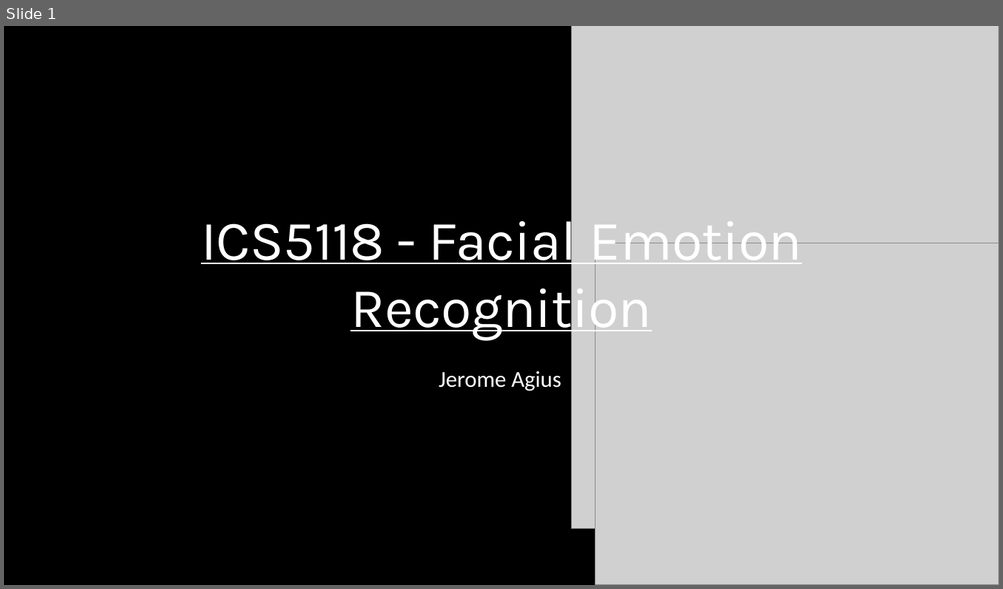
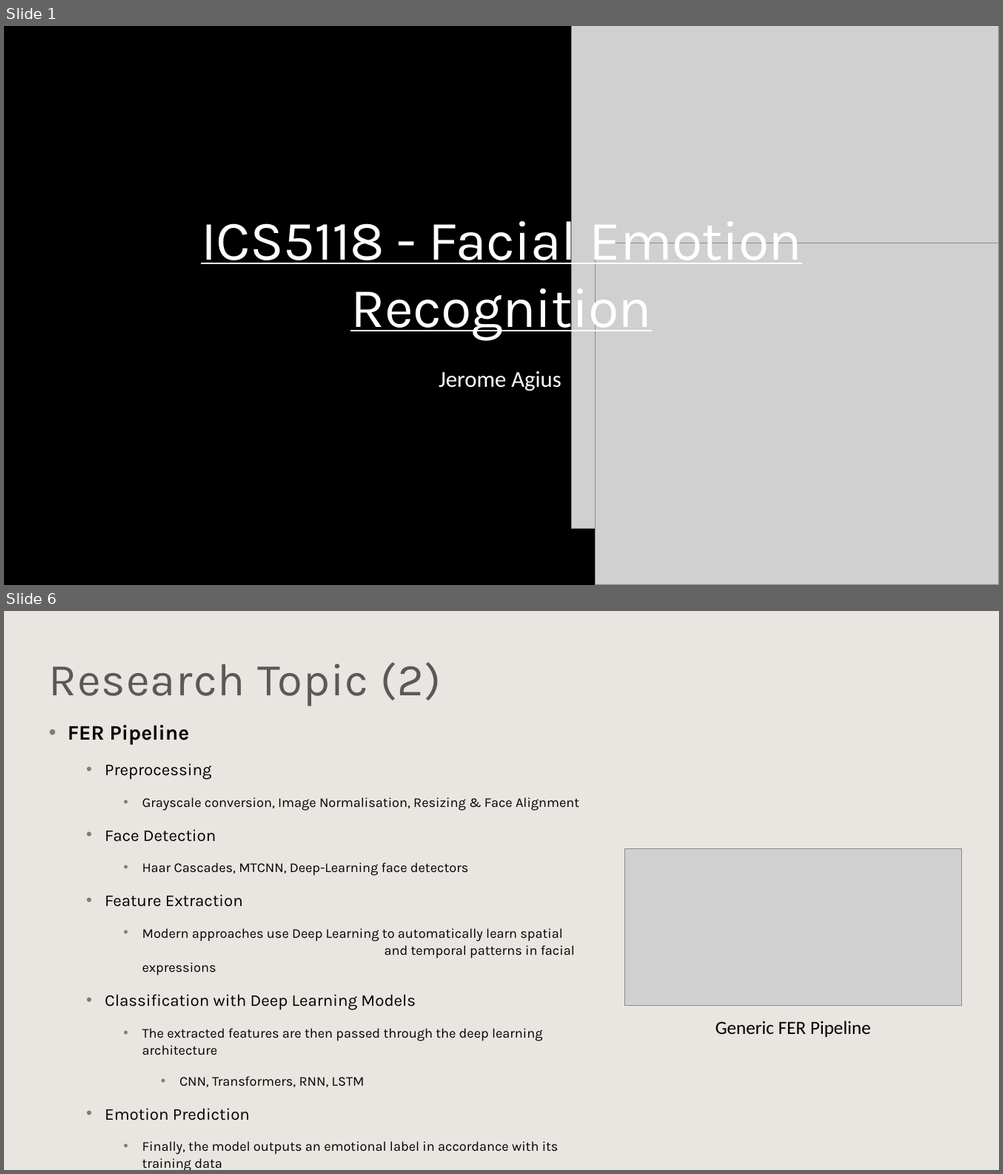
Before and after one commit to Jer0me123/Deep-Learning-For-Computer-Vision, a slide deck: ICS5118 - Facial Emotion Detection.pptx. Shown one above the other, each under a label of ours: slide 1 before the commit, slides 1 and 6 after it; the slides between them are not shown. The pictures are 1003x589 and 1003x1174 pixels, drawn with LibreOffice and Linux fonts; fonts in the diff are those of the drawing; grey boxes stand for pictures; background and template pictures are left out; a plain dark background stands for a picture behind light text. Boxes give left, top, right and bottom in pixels: in the first picture for what was removed or moved away, otherwise in the second. Text is boxed around its words. In the diff, an @@ line names an element or a change of style, - is before the commit and + after.

Commit message:
FaceAlignment + Other Stuff

```diff
--- a/ICS5118 - Facial Emotion Detection.pptx
+++ b/ICS5118 - Facial Emotion Detection.pptx
@@ slide 6 added at (4, 611, 999, 1170), background #FFFFFF @@
@@ rectangle added at (4, 611, 999, 1170), fill #E0DAD4 at 70% opacity @@
@@ text added at (49, 662, 441, 706), 44 pt, text #595959 @@
+Research Topic (2)
@@ text added at (68, 725, 579, 1170), 13 pt, text #000000 @@
+• FER Pipeline
+  • Preprocessing
+    • Grayscale conversion, Image Normalisation, Resizing & Face Alignment
+  • Face Detection
+    • Haar Cascades, MTCNN, Deep-Learning face detectors
+  • Feature Extraction
+    • Modern approaches use Deep Learning to automatically learn spatial and temporal patterns in facial expressions
+  • Classification with Deep Learning Models
+    • The extracted features are then passed through the deep learning architecture
+      • CNN, Transformers, RNN, LSTM
+  • Emotion Prediction
+    • Finally, the model outputs an emotional label in accordance with its training data
@@ picture added at (625, 849, 962, 1006) @@
@@ text added at (715, 1021, 871, 1037), 18 pt, text #000000 @@
+Generic FER Pipeline
```
Also in this commit, not shown: 2 slides changed, 13 other slides added, 7 other files.
